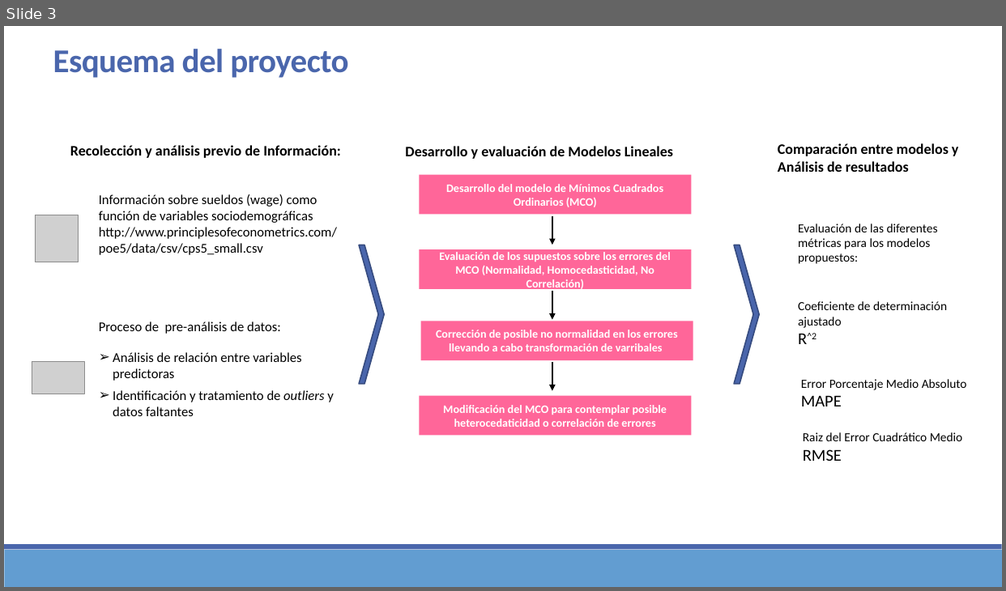
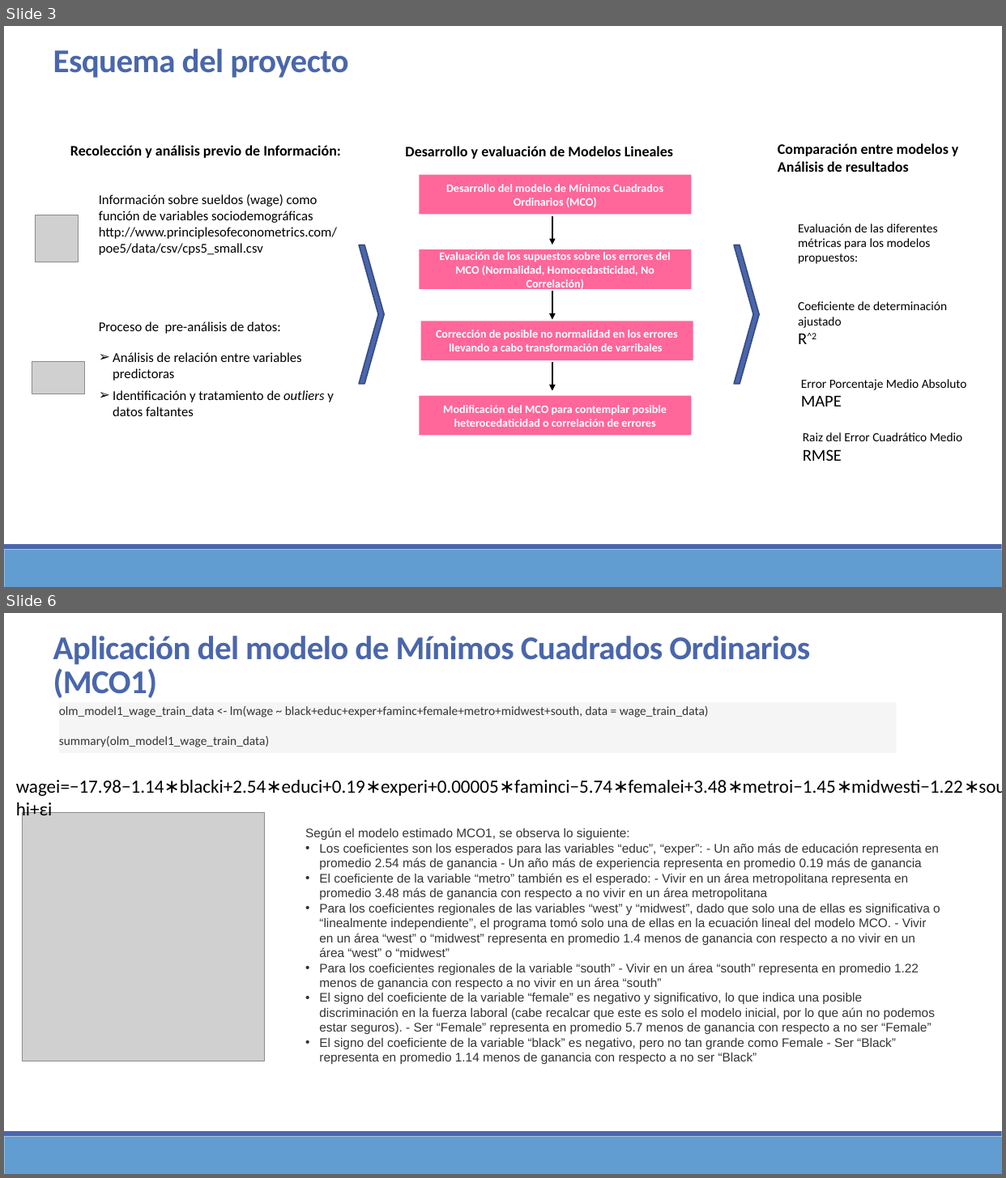
Before and after one commit to Sergio-Ibarra-1795/MIS_Regresion_GitHub, a slide deck: Mod_Lineales_Examen_a_casa_v1.pptx. Shown one above the other, each under a label of ours: slide 3 before the commit, slides 3 and 6 after it; the slides between them are not shown. The pictures are 1006x591 and 1006x1178 pixels, drawn with LibreOffice and Linux fonts; fonts in the diff are those of the drawing; grey boxes stand for pictures. Boxes give left, top, right and bottom in pixels: in the first picture for what was removed or moved away, otherwise in the second. Text is boxed around its words. In the diff, an @@ line names an element or a change of style, - is before the commit and + after.

```diff
--- a/Mod_Lineales_Examen_a_casa_v1.pptx
+++ b/Mod_Lineales_Examen_a_casa_v1.pptx
@@ slide 6 added at (4,613,1002,1174), background #FFFFFF; not listed: 2 template elements that a slide beside it also shows @@
@@ text added at (53,636,810,698), 32 pt, text #4A66AC, bold @@
+Aplicación del modelo de Mínimos Cuadrados Ordinarios (MCO1)
@@ rectangle added at (58,703,897,754), fill #F5F5F5, 12 pt, text #333333 @@
+olm_model1_wage_train_data <- lm(wage ~ black+educ+exper+faminc+female+metro+midwest+south, data = wage_train_data)
+summary(olm_model1_wage_train_data)
@@ text added at (16,780,963,820), 18 pt, text #000000 @@
+wagei=−17.98−1.14∗blacki+2.54∗educi+0.19∗experi+0.00005∗faminci−5.74∗femalei+3.48∗metroi−1.45∗midwesti−1.22∗southi+εi
@@ picture added at (23,813,266,1062) @@
@@ text added at (305,828,940,1064), 12 pt, text #333333 @@
+Según el modelo estimado MCO1, se observa lo siguiente:
+• Los coeficientes son los esperados para las variables “educ”, “exper”: - Un año más de educación representa en promedio 2.54 más de ganancia - Un año más de experiencia representa en promedio 0.19 más de ganancia
+• El coeficiente de la variable “metro” también es el esperado: - Vivir en un área metropolitana representa en promedio 3.48 más de ganancia con respecto a no vivir en un área metropolitana
+• Para los coeficientes regionales de las variables “west” y “midwest”, dado que solo una de ellas es significativa o “linealmente independiente”, el programa tomó solo una de ellas en la ecuación lineal del modelo MCO. - Vivir en un área “west” o “midwest” representa en promedio 1.4 menos de ganancia con respecto a no vivir en un área “west” o “midwest”
+• Para los coeficientes regionales de la variable “south” - Vivir en un área “south” representa en promedio 1.22 menos de ganancia con respecto a no vivir en un área “south”
+• El signo del coeficiente de la variable “female” es negativo y significativo, lo que indica una posible discriminación en la fuerza laboral (cabe recalcar que este es solo el modelo inicial, por lo que aún no podemos estar seguros). - Ser “Female” representa en promedio 5.7 menos de ganancia con respecto a no ser “Female”
+• El signo del coeficiente de la variable “black” es negativo, pero no tan grande como Female - Ser “Black” representa en promedio 1.14 menos de ganancia con respecto a no ser “Black”
```
Also in this commit, not shown: 2 slides changed, 5 other slides added, 1 slide removed, 4 other files.
